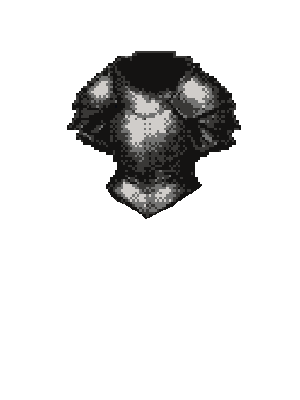
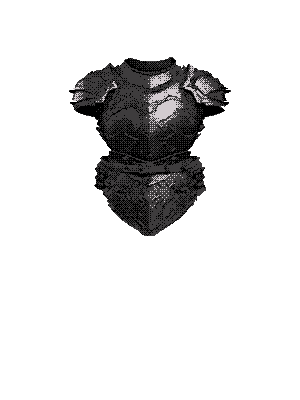
The second 300x400 image is a revision of the first. Changes to its layers:
removed layer "레이어 5" over [67, 51, 241, 219]
added layer "레이어 1" above "레이어 2" over [69, 57, 231, 236]
